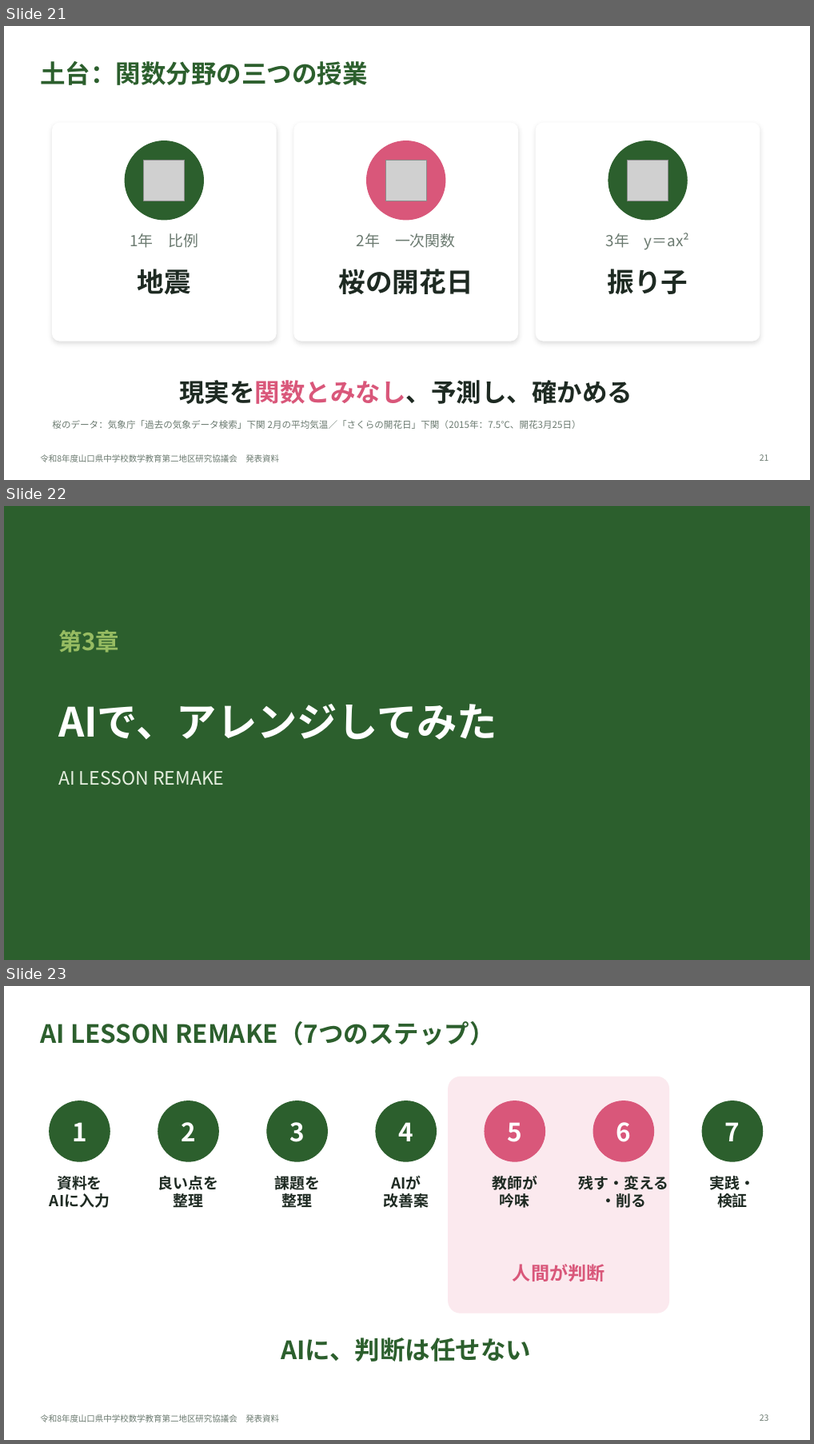
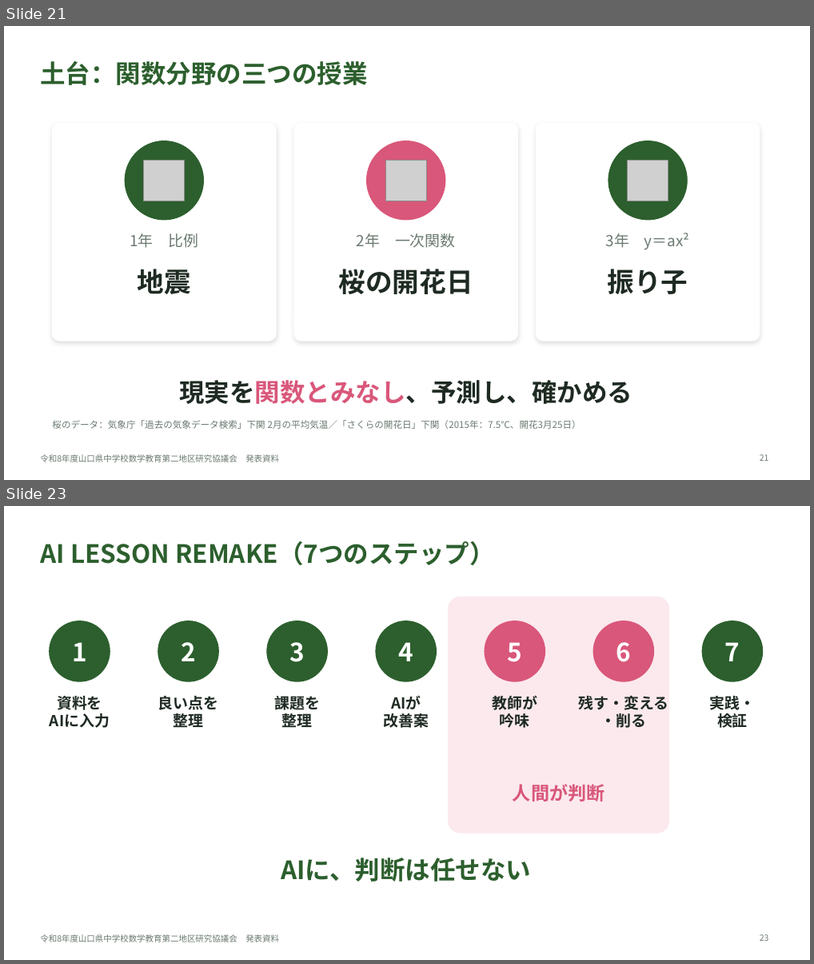
Before and after one commit to margiela14th-sudo/my-ai-project, a slide deck: 07_完成資料/県大会発表_生成AI授業再構築.pptx. Shown one above the other, each under a label of ours: slides 21, 22 and 23 before the commit, slides 21 and 23 after it; the slides between them are not shown. The pictures are 814x1444 and 814x964 pixels, drawn with LibreOffice and Linux fonts; fonts in the diff are those of the drawing; grey boxes stand for pictures. Boxes give left, top, right and bottom in pixels: in the first picture for what was removed or moved away, otherwise in the second. Text is boxed around its words. In the diff, an @@ line names an element or a change of style, - is before the commit and + after.

```diff
--- a/07_完成資料/県大会発表_生成AI授業再構築.pptx
+++ b/07_完成資料/県大会発表_生成AI授業再構築.pptx
@@ slide 22 removed at [4,506,810,960], background #2C5F2D @@
@@ text removed at [58,630,119,652] @@
-第3章
@@ text removed at [58,704,498,740] @@
-AIで、アレンジしてみた
@@ text removed at [58,771,224,785] @@
-AI LESSON REMAKE
```
Also in this commit, not shown: 16 slides changed, 5 slides added, 3 other slides removed, 10 other files.
